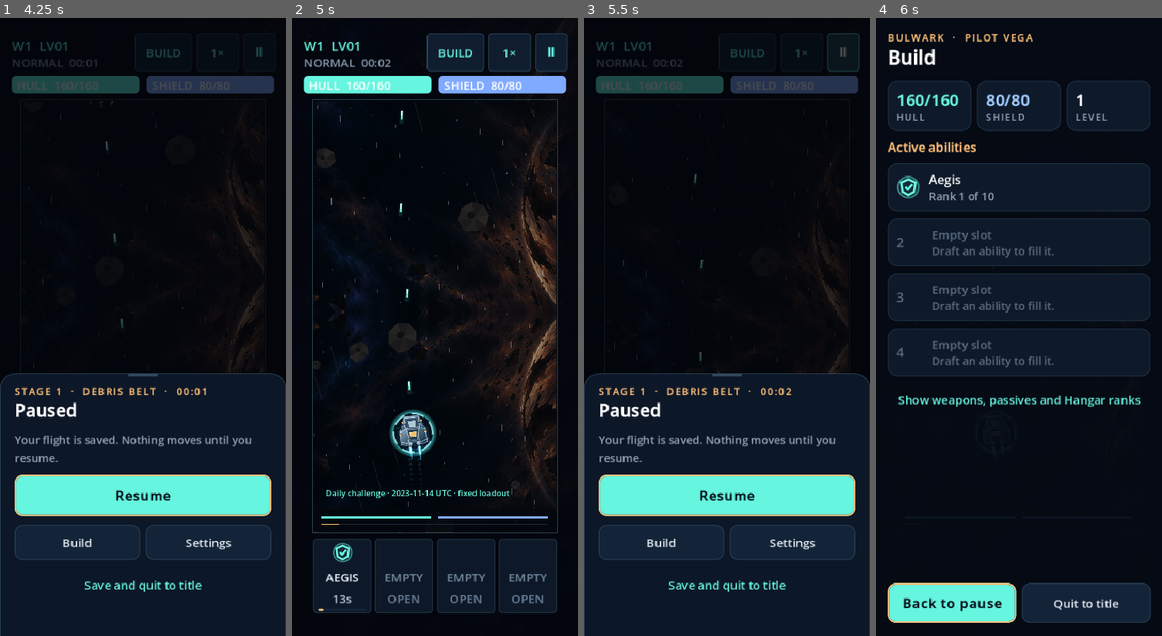
Above: before the commit, frames 1-4 (left to right).
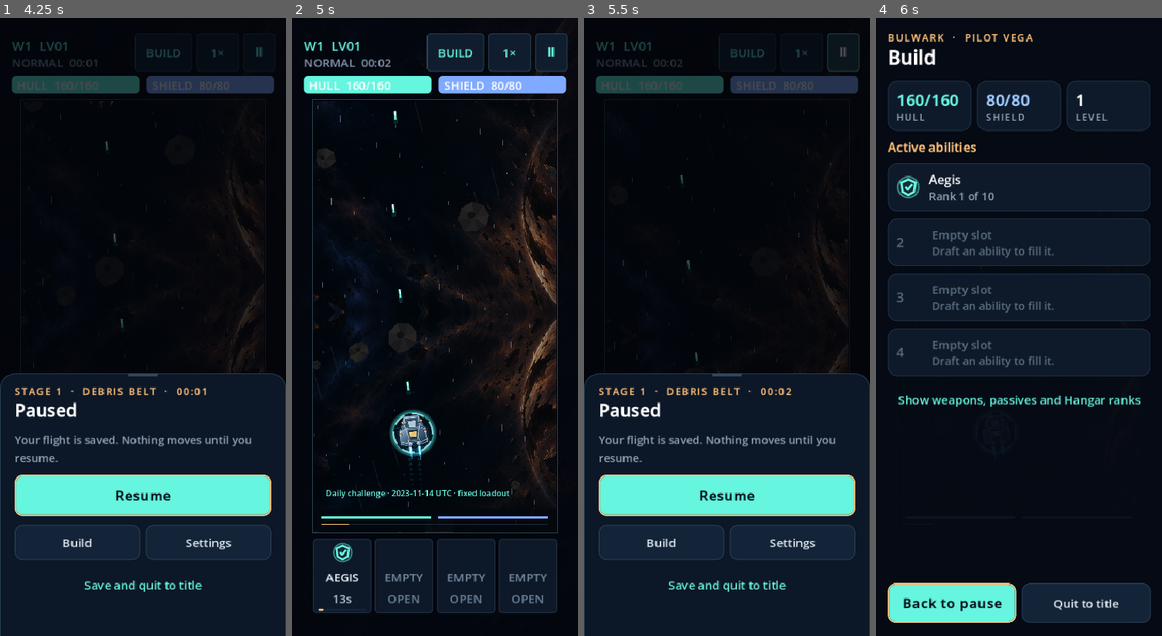
Above: after the commit, the same moments.

Repository: killjoy00/StarRun
Game: Godot game, scene res://scenes/main.tscn
Same seed, same stepped clock (60 frames per second), same inputs: the game is played once before the commit and once after it.
Inputs:
- Up to frame 1 (4.25 s): click "Play daily" at 0.5 s; click "AEGIS" at 1.25 s; click "Ⅱ" at 2 s; click "BUILD" at 2.75 s; click "1×" at 3.5 s
- Up to frame 2 (5 s): click "Resume" at 4.25 s
- Up to frame 3 (5.5 s): click "Ⅱ" at 5 s
- Up to frame 4 (6 s): click "Build" at 5.75 s

Frame 1 is identical in both runs. In frame 2, 0.2% of the frame differs, in the area x 16-42%, y 15-82%; in frame 3, less than 0.1%; in frame 4, less than 0.1%.

Commit message:
Replace blanket World 1 spawns with a bounded presence director; pace Hunter and surface Engineer sentry

Diff:
--- a/scripts/catalog.gd
+++ b/scripts/catalog.gd
@@ -22,7 +22,7 @@
 const PILOTS := [
 	{"id":"rookie", "name":"Vale · Flight leader", "cost":0, "description":"Balanced training. No special bonus.", "trait":"STANDARD ISSUE"},
 	{"id":"ace", "name":"Vega · Ace", "cost":25, "description":"+25% Pulse damage, stronger tracking, and a precision crossfire volley after three rapid weapon kills.", "trait":"PRECISION"},
-	{"id":"engineer", "name":"Patch · Engineer", "cost":35, "description":"+20 shield, regeneration and shield-based weapon power. A temporary sentry activates when your shield breaks.", "trait":"FIELD REPAIR"},
+	{"id":"engineer", "name":"Patch · Engineer", "cost":35, "description":"+20 shield, regeneration and shield-powered weapons. A sentry deploys at a maintenance window or if shields break.", "trait":"FIELD REPAIR"},
 	{"id":"hunter", "name":"Orion · Hunter", "cost":45, "description":"+30% Seeker damage, faster lock-on, and a marked priority target that your auto-weapons pursue.", "trait":"MISSILE EXPERT"},
 	{"id":"scavenger", "name":"Scrap · Salvager", "cost":60, "description":"+25% kill XP, +15% Cores, and a damaging scrap shockwave every 12 defeated enemies.", "trait":"COLLECTOR"},
 	{"id":"tactician", "name":"Nyx · Tactician", "cost":75, "description":"15% shorter cooldowns, one extra reroll, and a once-per-world counterbattery when an ability is timed against incoming fire.", "trait":"BATTLE PLAN"}
--- a/scripts/simulation.gd
+++ b/scripts/simulation.gd
@@ -23,6 +23,8 @@
 var encounter_index := 0
 var encounter_queue: Array = []
 var next_encounter_at := 50.0
+var next_pressure_wave_at := 7.0
+var pressure_waves := 0
 var boss_attack_pattern := "sweep"
 var cooldown_totals: Dictionary = {}
 var stage_start := 0.0
@@ -35,6 +37,7 @@
 var mutations: Array = []
 var sentry_left := 0.0
 var sentry_timer := 0.0
+var engineer_service_used := false
 # Combat skill identities. Rookie/Vale deliberately remains the generic pilot.
 var ace_chain := 0
 var ace_chain_left := 0.0
@@ -311,6 +314,7 @@
 		if _has_prototype("bastion_lattice"):
 			recharge *= 1.85
 		shield = minf(max_shield, shield + recharge)
+	_engineer_service_window()
 	for effect in effects:
 		effect.life -= DT
 	effects = effects.filter(func(e): return e.life > 0.0)
@@ -320,11 +324,12 @@
 		_spawn_enemy()
 		var stage_time := time - stage_start
 		var pace := maxf(0.55, 1.65 - stage_time / 260.0)
-		# A busier first impression is not a free XP fountain: Normal W1
-		# spawn cadence rises while its per-enemy XP drops proportionally.
-		if stage == 1 and difficulty == "normal":
-			pace *= 0.60
+		# Ordinary spawns and their XP remain on the familiar progression curve.
+		# Additional screen-presence reinforcements below grant zero XP.
 		next_spawn = time + pace / (float(stage_spec().spawn_scale) * enemy_cadence_scale() * stage_risk)
+	if stage == 1 and difficulty == "normal" and not boss_spawned and time >= next_pressure_wave_at:
+		_spawn_world1_pressure()
+		next_pressure_wave_at = time + 3.25
 	if time >= next_hazard and not boss_spawned:
 		_spawn_hazard()
 		next_hazard = time + rng.randf_range(15.0, 23.0)
@@ -397,10 +402,8 @@
 	return {"normal":1.15, "hard":1.20, "insane":1.25}[difficulty]
 
 func shooter_first_fire_window(kind: String) -> Vector2:
-	# W1 previously contained many 17-HP targets erased before their first
-	# volley. Shorten the initial tell only in Normal's early encounter ecology.
-	if stage == 1 and difficulty == "normal":
-		return Vector2(1.25, 2.10) if kind in ["gunship", "shieldguard", "missile_bomber", "sniper", "carrier"] else Vector2(1.55, 2.60)
+	# Normal World 1 keeps the original initial fire window; special wing
+	# arrivals have an explicit, readable first shot timer of their own.
 	# A surviving shooter should get a chance to reveal its projectile
 	# pattern before the auto-weapons erase it. A shorter *first* timer
 	# does not accelerate the ongoing fire interval or increase XP.
@@ -870,7 +873,7 @@
 	var spec: Dictionary = content.enemies[kind]
 	var scaling := (1.0 + (time - stage_start) / 340.0) * float(stage_spec().health_scale) * threat_scale() * stage_risk * enemy_health_multiplier() * shooter_health_pressure(kind)
 	var first_fire := shooter_first_fire_window(kind)
-	enemies.append({"id": next_id, "kind": kind, "p": position, …(116 unchanged characters)… ange(first_fire.x, first_fire.y), "xp": (maxi(1, roundi(float(spec.xp) * 0.60)) if stage == 1 and difficulty == "normal" else int(spec.xp)), "phase": rng.randf_range(0, TAU)})
+	enemies.append({"id": next_id, "kind": kind, "p": position, …(116 unchanged characters)… ange(first_fire.x, first_fire.y), "xp": int(spec.xp), "phase": rng.randf_range(0, TAU)})
 	next_id += 1
 
 ## Encounter variants are reproducible by seed. Worlds 2-4 sometimes promote
@@ -889,7 +892,10 @@
 	if enemies.size() >= _enemy_limit() - 5 or not encounter_queue.is_empty():
 		return
 	if stage == 1 and difficulty == "normal":
-		_spawn_world1_strike_wing()
+		# If slow guns are already holding a crowded screen, do not pile
+		# another formation on top of it just to hit a clock.
+		if _visible_world1_enemies() < 3:
+			_spawn_world1_strike_wing()
 		return
 	var ecology := ((stage - 1) % int(content.stage_count)) + 1
 	var pattern := (seed_value + stage * 7 + encounter_index * 5) % 3
@@ -942,9 +948,38 @@
 		member.max_hp *= 1.20
 		member.hp = member.max_hp
 		member.fire = 1.85 + index * 0.20
-	var pace := maxf(0.55, 1.65 - elapsed / 260.0) * 0.60
+	var pace := maxf(0.55, 1.65 - elapsed / 260.0)
 	next_spawn = maxf(next_spawn, time) + 3.0 * pace / (float(stage_spec().spawn_scale) * enemy_cadence_scale() * stage_risk)
 	_log("STRIKE WING - coordinated enemy attack")
+
+func _visible_world1_enemies() -> int:
+	var visible := 0
+	for enemy in enemies:
+		var p: Vector2 = enemy.p
+		if enemy.hp > 0.0 and p.x >= 0.0 and p.x <= WIDTH and p.y >= 0.0 and p.y <= 920.0:
+			visible += 1
+	return visible
+
+func _spawn_world1_pressure() -> void:
+	# The opening director fills EMPTY space, not low ship statistics.
+	# Extra pressure ships are genuine, attackable enemies, but do not
+	# grant XP or turn strong early builds into an endless upgrade fountain.
+	var count: int = mini(2, maxi(0, 3 - _visible_world1_enemies()))
+	count = mini(count, maxi(0, _enemy_limit() - enemies.size()))
+	if count <= 0:
+		return
+	for index in range(count):
+		var kind: String = ["gunship", "interceptor", "drone"][(seed_value + pressure_waves + index) % 3]
+		_add_enemy(kind, Vector2(135.0 + 270.0 * index, 72.0 + 30.0 * index))
+		var wing: Dictionary = enemies[-1]
+		wing["strike_wing"] = true
+		wing["pressure_wing"] = true
+		wing.xp = 0
+		wing.max_hp *= 1.45
+		wing.hp = wing.max_hp
+		wing.fire = 1.90 + index * 0.20
+	pressure_waves += 1
+	_log("STRIKE WING REINFORCEMENTS - no additional XP")
 
 func _spawn_hazard() -> void:
 	if enemies.size() >= _enemy_limit() - 1:
@@ -1013,6 +1048,7 @@
 		_log("ARSENAL SHIFT - automatic weapon ranks rotated")
 	stage_casts.clear()
 	tactician_counter_used = false
+	engineer_service_used = false
 	ace_chain = 0
 	ace_chain_left = 0.0
 	hunter_target_id = -1
@@ -1026,6 +1062,8 @@
 	encounter_index = 0
 	encounter_queue.clear()
 	next_encounter_at = time + 55.0 + float((seed_value + stage * 13) % 23)
+	next_pressure_wave_at = time + 7.0
+	pressure_waves = 0
 	endless_stage_spec.clear()
 	stage_start = time
 	boss_spawned = false
@@ -1280,6 +1318,15 @@
 		ion_mines.append({"p":p,"fuse":1.8,"damage":damage,"radius":radius})
 	while ion_mines.size() > 6: ion_mines.pop_front()
 
+func _engineer_service_window() -> void:
+	if pilot_id != "engineer" or engineer_service_used or boss_spawned or time - stage_start < 25.0 or shield <= max_shield * 0.50:
+		return
+	engineer_service_used = true
+	sentry_left = maxf(sentry_left, 4.0)
+	sentry_timer = 0.0
+	pilot_procs.engineer += 1
+	_log("FIELD SENTRY - proactive engineering sweep")
+
 func _update_support() -> void:
 	if artifact_id == "drone_armada" and escort_left <= 0.0:
 		_launch_escorts(3, 9999.0, 10.0)
@@ -1712,7 +1759,7 @@
 		shield = minf(max_shield, shield + 10.0)
 		hunter_target_id = -1
 		hunter_mark_left = 0.0
-		hunter_mark_cooldown = minf(hunter_mark_cooldown, 2.5)
+		hunter_mark_cooldown = maxf(hunter_mark_cooldown, 10.0)
 		pilot_procs.hunter += 1
 		_log("HUNT COMPLETE - shields restored")
 	# The Salvager turns collected wreckage into a physical shockwave every
@@ -2407,7 +2454,7 @@
 
 func snapshot() -> Dictionary:
 	var state: Dictionary = {"version": SAVE_VERSION, "rng": rng.state}
-	for key in ["capacity_milestones", "prototypes", "prototype …(249 unchanged characters)… tions", "sentry_left", "sentry_timer", "ace_chain", "ace_chain_left", "hunter_target_id", "hunter_mark_left", "hunter_mark_cooldown", "tactician_counter_used", "pilot_procs", "movement_version", "difficulty", "daily_day", "daily_attempt", "stage", "endless_enabled", "encounter_index", "encounter_queue", "next_encounter_at", "boss_attack_pattern", "cooldown_tota …(557 unchanged characters)…
+	for key in ["capacity_milestones", "prototypes", "prototype …(249 unchanged characters)… tions", "sentry_left", "sentry_timer", "engineer_service_used", "ace_chain", "ace_chain_left", "hunter_target_id", "hunter_mark_left", "hunter_mark_cooldown", "tactician_counter_used", "pilot_procs", "movement_version", "difficulty", "daily_day", "daily_attempt", "stage", "endless_enabled", "encounter_index", "encounter_queue", "next_encounter_at", "next_pressure_wave_at", "pressure_waves", "boss_attack_pattern", "cooldown_tota …(557 unchanged characters)…
 		state[key] = get(key)
 	for key in ["stage_casts", "escort_left", "escort_timer", "escort_count", "escort_damage", "ion_mines", "aftercast_lef …(377 unchanged characters)…
 		state[key] = get(key)
--- a/tests/run.gd
+++ b/tests/run.gd
@@ -237,7 +237,20 @@
 	normal._spawn_encounter()
 	check(normal.enemies.size() == 3 and normal.enemies.all(func(e): return bool(e.get("strike_wing",false))), "Opening strike wing enters visibly with three enemies")
 	check(normal.enemies.all(func(e): return float(e.p.y) >= 0.0), "The first strike wing must appear on-screen, not outside the frame")
-	check(normal.enemies[0].xp <= hard.content.enemies[str(normal.enemies[0].kind)].xp, "World 1 does not grant free XP for every extra enemy")
+	check(normal.enemies[0].xp <= hard.content.enemies[str(normal.enemies[0].kind)].xp, "World 1 strike wings are paid for from scheduled spawn slots")
+	var director := Sim.new(8151, {}, "vanguard", "rookie", "normal")
+	director.time = 7.0
+	director._spawn_world1_pressure()
+	check(director.enemies.size() == 2 and director.enemies.all(func(e): return int(e.xp) == 0 and bool(e.get("pressure_wing", false))), "Opening director fills a sparse screen with two real, non-XP reinforcement enemies")
+	check(director.enemies.all(func(e): return e.p.y >= 0.0 and e.hp > 0.0), "Reinforcements are visible and damageable, not just decorative")
+	var untouched := director.enemies.size()
+	director._spawn_world1_pressure()
+	check(director.enemies.size() == untouched + 1, "Director only adds the one enemy missing from its three-visible target")
+	director._spawn_world1_pressure()
+	check(director.enemies.size() == untouched + 1, "Director adds nothing while three visible enemies are already present")
+	var pressure_save := director.snapshot()
+	var pressure_restored := Sim.new()
+	check(pressure_restored.restore(pressure_save) and pressure_restored.snapshot() == pressure_save, "Reinforcement timing and wave state survive exact resume")
 	check(normal.next_spawn > normal.time + 3.0, "Strike wing spends future spawn slots instead of stacking extra kills")
 	hard.time = hard.next_encounter_at
 	hard._spawn_encounter()
@@ -268,6 +281,7 @@
 	hunter.shield = 0.0
 	hunter._damage_enemy(enemy, 1000.0, "seeker")
 	check(hunter.shield >= 10.0 and hunter.hunter_target_id == -1, "Hunter's target elimination restores shields and releases the mark")
+	check(hunter.hunter_mark_cooldown >= 10.0, "Hunter's mark payout has a real cooldown; it cannot refill shields on every two-second kill")
 	var nyx := Sim.new(4214, {}, "vanguard", "tactician")
 	check(nyx.activate("aegis") and not nyx.tactician_counter_used, "Tactician cannot earn its one-time counterbattery by blind casting")
 	var counter := Sim.new(4215, {}, "vanguard", "tactician")
@@ -377,6 +391,12 @@
 	repair.shield = 1.0
 	repair._hit(5.0, "ordnance", "test")
 	check(repair.sentry_left > 5.0 and repair.events.any(func(e): return "FIELD SENTRY" in str(e.message)), "Engineer deploys a temporary offensive sentry on shield break")
+	var maintenance := Sim.new(4519, {}, "vanguard", "engineer")
+	maintenance.time = 26.0
+	maintenance._engineer_service_window()
+	check(maintenance.engineer_service_used and maintenance.sentry_left >= 4.0 and maintenance.pilot_procs.engineer == 1, "Engineer proactively deploys its unique visible turret once per world at healthy shields")
+	maintenance._engineer_service_window()
+	check(maintenance.pilot_procs.engineer == 1, "Engineer cannot repeat the free service window for an unlimited stream of sentries")
 	repair._add_enemy("drone", Vector2(260,250))
 	repair._update_support()
 	check(repair.shots.any(func(s): return str(s.weapon) == "escort" and s.damage > 0.0), "Engineer sentry fires independent offensive shots")
Not shown, added: docs/WORLD1_PILOT_BALANCE.md
